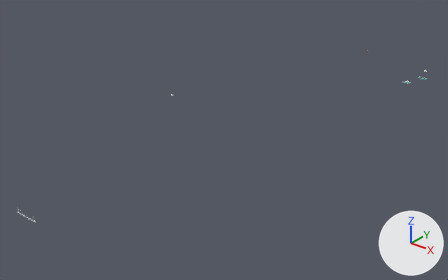
One commit to the glTF model public/models/jiangxinzhou-v2/landmarks.glb: the scene before it, then after it.
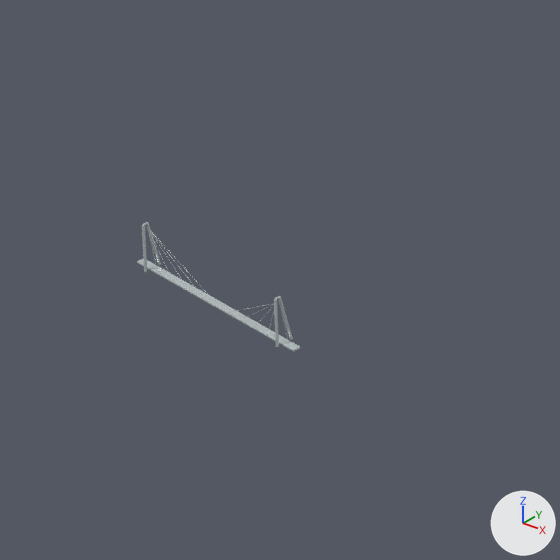
There are two pictures of each version: one whole from a 50 mm lens placed at (4405.0, -6859.0, 3123.0), pointed at (40.0, -1403.0, -260.0), one close up on the part from 0% to 15% of the width and 64% to 88% of the height. Arrows for +X, +Y and +Z are at lower right; the lights stay in place. The last two pictures show the newer version. Vertices at exactly the same position are counted once.

In view in the first close-up: 'Landmarks merged mesh'.
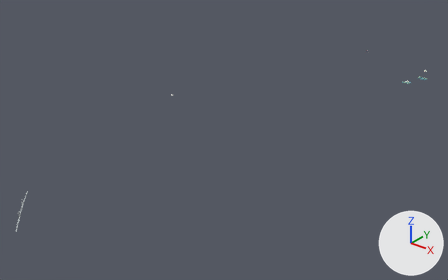
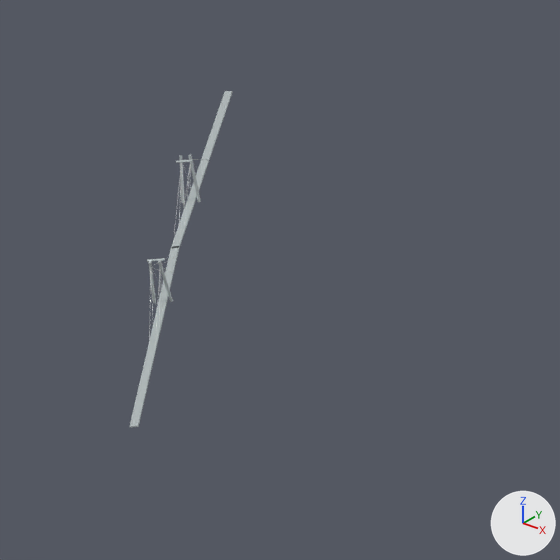
Where the change shows, as pixel boxes (x1, y1, x2, y2) in the close-ups (560 x 560 px; the box of a moved part takes in the faces that stretch with it):
'Landmarks merged mesh', reshaped: before (137, 222, 300, 352); after (130, 91, 233, 428)
part 1 of me_cone, moved or reshaped: before (137, 259, 300, 352); after (171, 91, 233, 248)
part 2 of me_cone, added: after (130, 246, 179, 428)
part 3 of me_cone, moved or reshaped: before (146, 222, 161, 265); after (179, 155, 184, 203)
part 4 of me_cone, moved or reshaped: before (142, 225, 147, 272); after (188, 155, 201, 202)
part 5 of me_cone, moved or reshaped (not visible before): after (176, 160, 193, 163)
part 6 of me_cone, moved or reshaped: before (150, 230, 206, 292); after (147, 258, 165, 262)
part 7 of me_cone, added: after (148, 261, 156, 303)
part 8 of me_cone, added: after (158, 260, 173, 302)
part 9 of me_cone, deleted: before (274, 299, 279, 347)
part 10 of me_cone, deleted: before (278, 296, 293, 340)

The change, as a diff of the scene's bpy script:
```diff
--- a/public/models/jiangxinzhou-v2/landmarks.glb.py
+++ b/public/models/jiangxinzhou-v2/landmarks.glb.py
@@ me_cone @@
 # used by ob_landmarks_merged_mesh; location = (150.0, 2185.0, 2.0)
-me_cone.from_pydata(...)  # 3576 vertices, 7620 faces; spans x -1200.0..1262.0, y -6423.0..24.0, z -1.0..61.0
+me_cone.from_pydata(...)  # 3912 vertices, 8232 faces; spans x -1200.0..1262.0, y -6612.0..24.0, z -1.0..60.0
+# me_cone part 1: the loose piece of 56 vertices spanning x -315.0..-30.0, y -6417.0..-6408.0, z 3.0..5.0 is multiplied about its middle by the matrix ((0.858, 0.708, 0.0), (-0.86, 0.706, 0.0), (0.0, 0.0, 1.0)), then moved by (-255.0, 161.0, 0.0)
+# me_cone part 2: the loose piece of 56 vertices spanning x -315.0..-30.0, y -6417.0..-6408.0, z 3.0..5.0 is copied, and the copy is multiplied about its middle by the matrix ((0.937, 0.665, 0.0), (-0.835, 0.747, 0.0), (0.0, 0.0, 1.0)), then moved by (-2.0, -78.0, 0.0); it spans x -311.0..-38.0, y -6612.0..-6368.0, z 3.0..5.0
+# me_cone part 3: the loose piece of 20 vertices spanning x -294.0..-291.0, y -6411.0..-6401.0, z 3.0..60.0 is multiplied about its middle by the matrix ((-0.96, 0.313, -0.013), (-0.313, -0.959, 0.041), (0.0, 0.043, 1.009)), then moved by (-92.0, 101.0, 0.0)
+# me_cone part 4: the loose piece of 20 vertices spanning x -294.0..-291.0, y -6423.0..-6413.0, z 3.0..60.0 is multiplied about its middle by the matrix ((0.316, -0.958, -0.041), (0.959, 0.316, 0.013), (0.0, -0.043, 1.009)), then moved by (-82.0, 123.0, 0.0)
+# me_cone part 5: the loose piece of 20 vertices spanning x -293.0..-292.0, y -6410.0..-6408.0, z 5.0..55.0 is multiplied about its middle by the matrix ((0.254, 0.011, -0.255), (-0.255, 0.011, -0.254), (0.0, 0.36, 0.016)), then moved by (-84.0, 106.0, 27.0), in mat_bridge_steel (light grey #d4dedf)
+# me_cone part 6: the loose piece of 20 vertices spanning x -292.0..-196.0, y -6410.0..-6408.0, z 5.0..55.0 is multiplied about its middle by the matrix ((0.101, -0.122, -0.051), (0.107, 0.113, -0.057), (0.077, 0.002, 0.147)), then moved by (20.0, -37.0, 27.0), in mat_bridge_steel (light grey #d4dedf)
+# me_cone part 7: a new loose piece of 20 vertices spanning x -232.0..-220.0, y -6457.0..-6451.0, z 3.0..60.0, in mat_bridge_steel (light grey #d4dedf)
+# me_cone part 8: a new loose piece of 20 vertices spanning x -220.0..-214.0, y -6449.0..-6438.0, z 3.0..60.0, in mat_bridge_steel (light grey #d4dedf)
+# me_cone part 9: the loose piece of 20 vertices spanning x -54.0..-51.0, y -6423.0..-6413.0, z 3.0..60.0 is deleted
+# me_cone part 10: the loose piece of 20 vertices spanning x -54.0..-51.0, y -6411.0..-6401.0, z 3.0..60.0 is deleted
+# other edits to the shape of me_cone do not show in these pictures
 me_cone.materials.append(mat_lighthouse_red)
```
